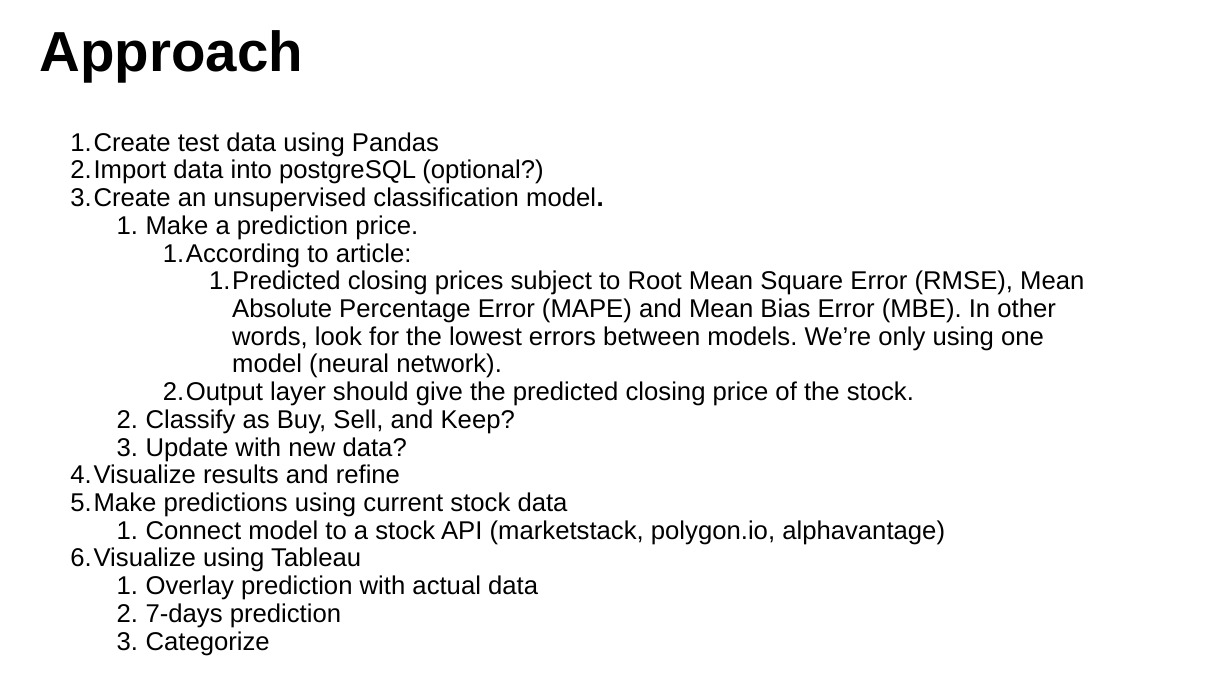
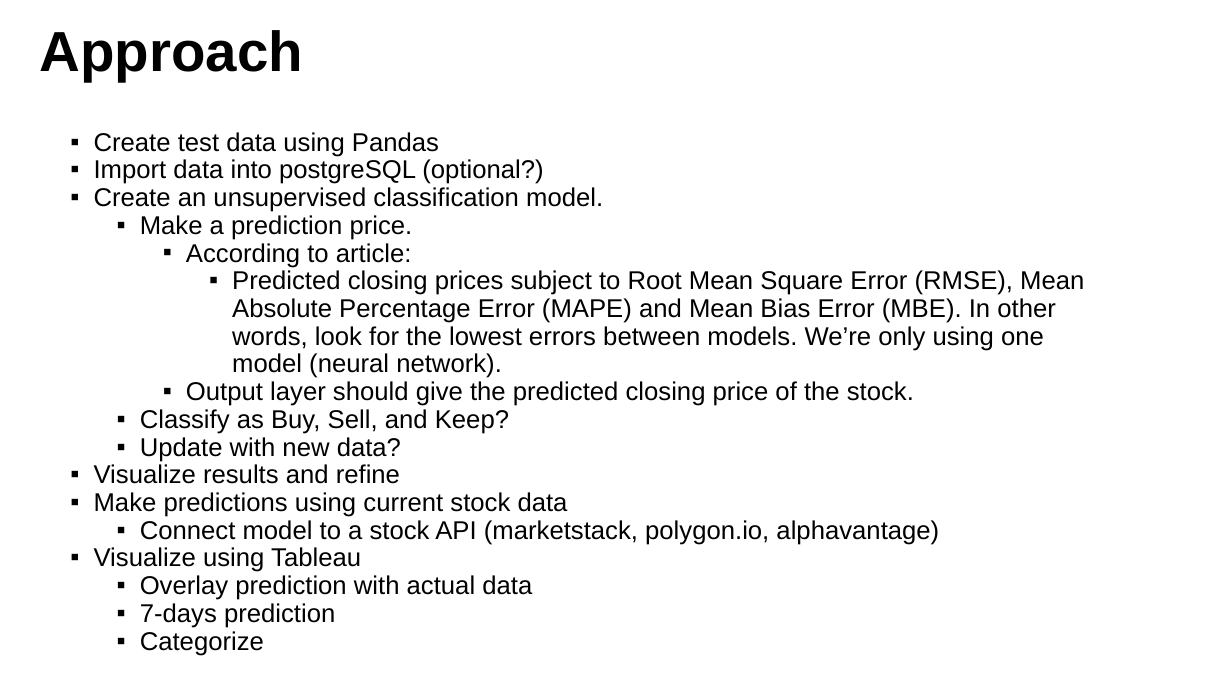
Before and after one commit to dany-roman/project_4_stock_analysis, a slide deck: slide 4 of Project 4_Group_5_Stock_Analysis.pptx. Drawn at 1232x693 pixels with LibreOffice and Linux fonts; fonts in the diff are those of the drawing. Boxes give left, top, right and bottom in pixels: in the first picture for what was removed or moved away, otherwise in the second. Text is boxed around its words. In the diff, an @@ line names an element or a change of style, - is before the commit and + after.

Commit message:
Updated PPT contents

```diff
--- a/Project 4_Group_5_Stock_Analysis.pptx
+++ b/Project 4_Group_5_Stock_Analysis.pptx
@@ text "Create test data using Pandas" at bbox=[94, 132, 1084, 656]: bold off in "model."; bullet 1. to ▪ @@
```
